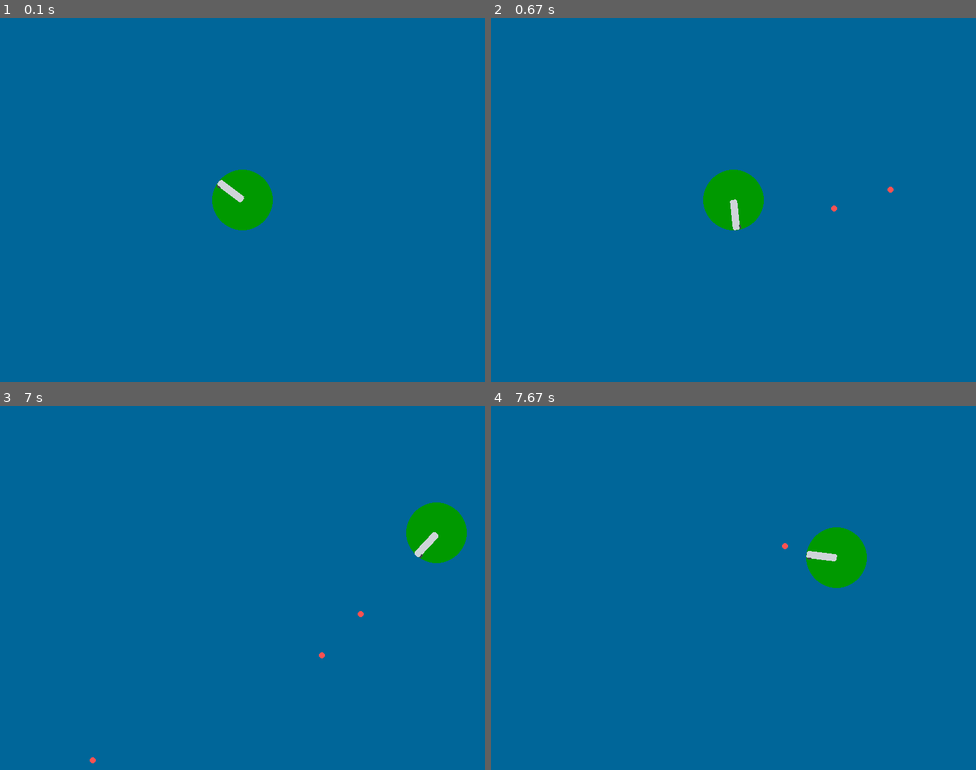
Above: before the commit, frames 1-4 (two rows, left to right).
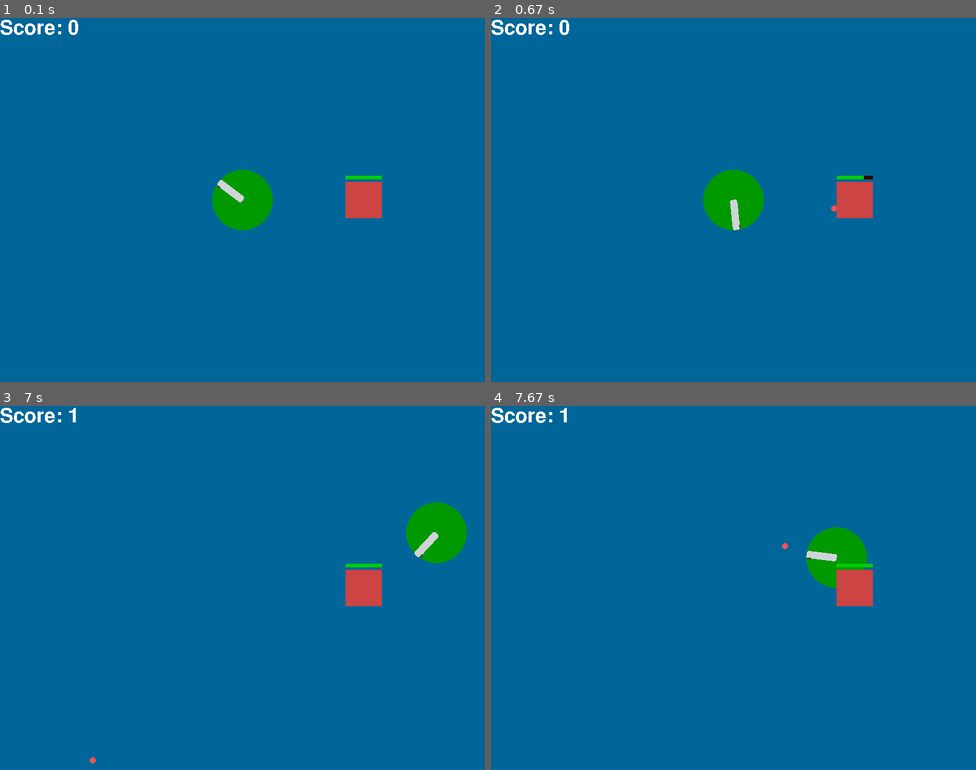
Above: after the commit, the same moments.

Repository: AlexanderPershin/zombie-shooter-pygame
Game: pygame game, started from main.py
Same seed, same stepped clock (60 frames per second), same inputs: the game is played once before the commit and once after it.
Inputs (mouse positions are in pixels of both pictures, inside the frame that each line leads up to):
- Up to frame 1 (0.1 s): no input
- Up to frame 2 (0.67 s): press the mouse at (888, 189) at 0.37 s; move the mouse to (811, 207) at 0.47 s; release the mouse at (733, 221) at 0.6 s
- Up to frame 3 (7 s): hold D 0.67-1.13 s; click (286, 500) at 0.75 s; hold W 1.17-1.47 s; click (223, 653) at 1.25 s; hold D 1.5-1.97 s; click (67, 577) at 1.58 s; hold A 2-2.53 s; click (300, 562) at 2.08 s; hold S 2.57-2.87 s; click (266, 478) at 2.65 s; hold A 2.9-3.3 s; click (77, 551) at 2.98 s; hold W 3.33-3.7 s; click (63, 562) at 3.42 s; hold D 3.73-4.37 s; click (261, 573) at 3.82 s; hold S 4.4-4.77 s; click (58, 689) at 4.48 s; hold A 4.8-5.27 s; click (295, 478) at 4.88 s; hold D 5.3-5.77 s; click (87, 507) at 5.38 s; hold W 5.8-6.1 s; click (271, 689) at 5.88 s; hold D 6.13-6.6 s; click (291, 602) at 6.22 s; move the mouse to (397, 577) at 6.63 s; press the mouse at (397, 577) at 6.67 s; move the mouse to (378, 595) at 6.77 s; release the mouse at (358, 613) at 6.9 s; hold A from 6.97 s (still down)
- Up to frame 4 (7.67 s): click (908, 486) at 7.05 s; release A at 7.5 s; hold S from 7.53 s (still down); click (554, 522) at 7.62 s

The runs differ from the first frame. In frame 1, 1.1% of the frame differs, in the area x 0-79%, y 0-55%; in frame 2, 1.1%, in the area x 0-83%, y 0-55%; in frame 3, 1.1%; in frame 4, 1.1%.

Commit message:
mob spawn and user event for spawn added

Diff:
--- a/main.py
+++ b/main.py
@@ -12,6 +12,12 @@
 BULLET_SPEED = 700
 BULLET_RADIUS = 5
 FIRE_INTERVAL = 0.12
+
+MOB_SIZE = 60
+MOB_MAX_HP = 100
+BULLET_DAMAGE = 25
+
+SPAWN_ENEMY_EVENT = pygame.event.custom_type()
 
 
 def create_gun():
@@ -33,6 +39,24 @@
     return gun
 
 
+def draw_mob(screen, pos, hp, max_hp):
+    half = MOB_SIZE / 2
+    mob_rect = pygame.Rect(pos.x - half, pos.y - half, MOB_SIZE, MOB_SIZE)
+    pygame.draw.rect(screen, "#cc4444", mob_rect)
+
+    bar_width = MOB_SIZE
+    bar_height = 6
+    bar_x = pos.x - half
+    bar_y = pos.y - half - 10
+
+    pygame.draw.rect(screen, "#330000", (bar_x, bar_y, bar_width, bar_height))
+    if hp > 0:
+        fill_width = int(bar_width * hp / max_hp)
+        pygame.draw.rect(
+            screen, "#00cc00", (bar_x, bar_y, fill_width, bar_height)
+        )
+
+
 def main():
     pygame.init()
 
@@ -50,6 +74,9 @@
 
     bullets = []
     fire_cooldown = 0.0
+
+    mob_pos = pygame.Vector2(WINDOW_WIDTH * 0.75, WINDOW_HEIGHT // 2)
+    mob_hp = MOB_MAX_HP
 
     dt = 0
 
@@ -60,6 +87,10 @@
     is_lazer = False
     lazer_colors = ["red", "green", "blue"]
     lazer_index = 0
+
+    score = 0
+
+    font = pygame.font.SysFont(None, 48)
 
     while running:
         for event in pygame.event.get():
@@ -84,6 +115,9 @@
                 case pygame.MOUSEBUTTONUP:
                     if event.button == 1:
                         is_left_mouse = False
+                case SPAWN_ENEMY_EVENT:
+                    if mob_hp == -1:
+                        mob_hp = MOB_MAX_HP
 
         lazer_color = lazer_colors[lazer_index]
 
@@ -119,7 +153,6 @@
         gun_rect = rotated_gun.get_rect(center=gun_center)
         muzzle_pos = player_pos + direction * GUN_WIDTH
 
-        # if pygame.mouse.get_pressed()[0]:
         if is_left_mouse:
             fire_cooldown -= dt
             if fire_cooldown <= 0:
@@ -134,6 +167,12 @@
             fire_cooldown = 0.0
 
         screen_rect = screen.get_rect().inflate(40, 40)
+        mob_rect = None
+        if mob_hp > 0:
+            half = MOB_SIZE / 2
+            mob_rect = pygame.Rect(
+                mob_pos.x - half, mob_pos.y - half, MOB_SIZE, MOB_SIZE
+            )
 
         for bullet in bullets[:]:
             bullet["pos"] += bullet["dir"] * BULLET_SPEED * dt
@@ -142,6 +181,21 @@
                 bullets.remove(bullet)
                 continue
 
+            if mob_rect and mob_rect.collidepoint(bullet["pos"]):
+                mob_hp = max(mob_hp - BULLET_DAMAGE, 0)
+                bullets.remove(bullet)
+                if mob_hp == 0:
+                    score += 1
+                    pygame.time.set_timer(
+                        pygame.Event(
+                            SPAWN_ENEMY_EVENT,
+                            {"message": "You cannot kill me!"},
+                        ),
+                        3000,
+                        loops=1,
+                    )
+                    mob_hp = -1
+
         screen.fill(BG_COLOR)
 
         pygame.draw.circle(screen, "#009900", player_pos, 50)
@@ -150,6 +204,9 @@
 
         for bullet in bullets:
             pygame.draw.circle(screen, "#fa5252", bullet["pos"], BULLET_RADIUS)
+
+        if mob_hp > 0:
+            draw_mob(screen, mob_pos, mob_hp, MOB_MAX_HP)
 
         if is_lazer and to_mouse.length_squared() > 2500:
             pygame.draw.line(
@@ -160,6 +217,12 @@
                 3,
             )
 
+        score_text = font.render(
+            f"Score: {score}", antialias=False, color="white"
+        )
+        score_rect = score_text.get_rect(left=0, top=0)
+        screen.blit(score_text, score_rect)
+
         pygame.display.flip()
 
         dt = clock.tick(FPS) / 1000
